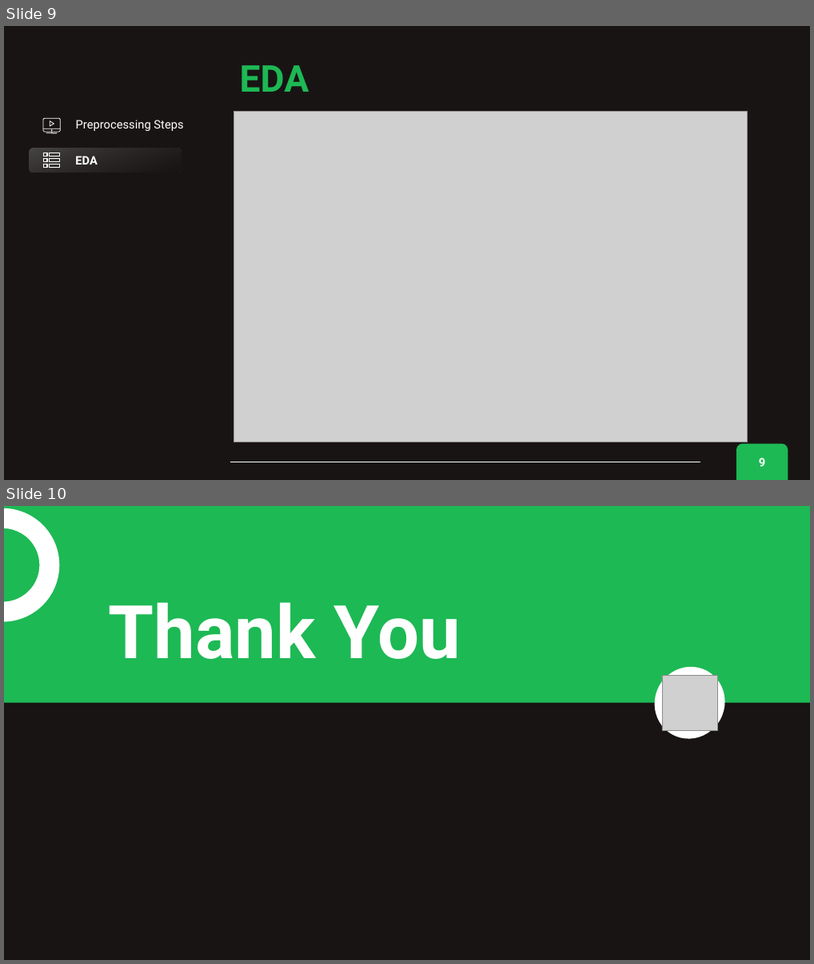
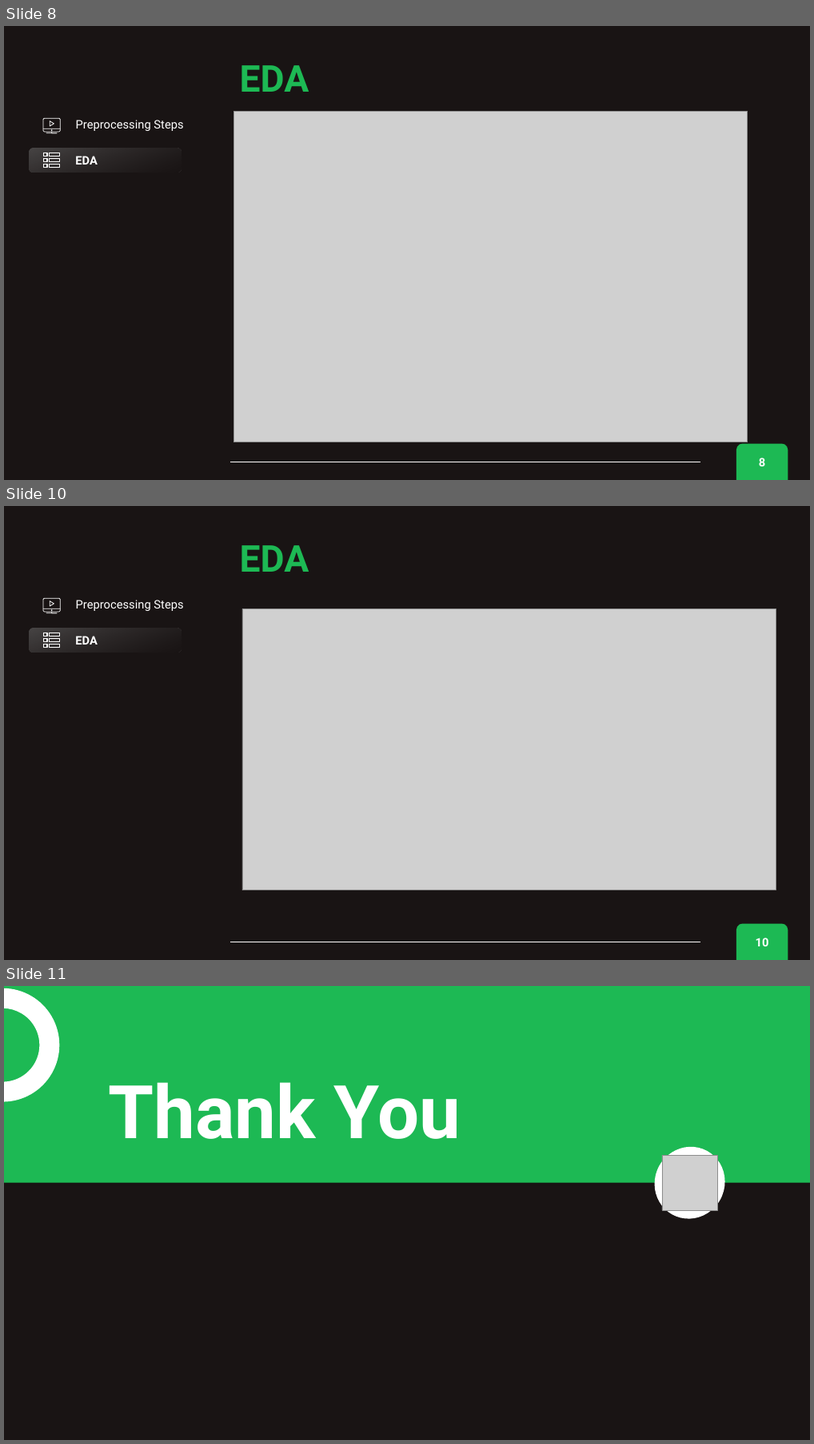
Before and after one commit to merve017/spotify_nlp, a slide deck: Presentations/Spotify NLP status 20231005.pptx. Shown one above the other, each under a label of ours: slides 9 and 10 before the commit, slides 8, 10 and 11 after it; the slides between them are not shown. The pictures are 814x964 and 814x1444 pixels, drawn with LibreOffice and Linux fonts; fonts in the diff are those of the drawing; grey boxes stand for pictures. Boxes give left, top, right and bottom in pixels: in the first picture for what was removed or moved away, otherwise in the second. Text is boxed around its words. In the diff, an @@ line names an element or a change of style, - is before the commit and + after.

```diff
--- a/Presentations/Spotify NLP status 20231005.pptx
+++ b/Presentations/Spotify NLP status 20231005.pptx
@@ slide 10 added at [4, 506, 810, 960], background #191414; not listed: 3 template elements that a slide beside it also shows @@
@@ text added at [240, 545, 310, 572], 44 pt, text #1DB954, bold @@
+EDA
@@ group added at [43, 598, 60, 613]: 3 lines, 2 freeform shapes, 1 ellipse @@
@@ text added at [76, 600, 183, 611], 14 pt, text #FFFFFF @@
+Preprocessing Steps
@@ picture added at [242, 609, 777, 890] @@
@@ rounded rectangle added at [30, 628, 182, 652], fill gradient #808080 to #191414, 14 pt, text #FFFFFF, bold @@
+EDA
@@ group added at [44, 633, 60, 648]: 6 rectangles @@
@@ what was slide 9 is now slide 8 @@
@@ page number at [759, 457, 766, 466]: text changed @@
-9
+8
@@ what was slide 10 is now slide 11 @@
```
Also in this commit, not shown: 3 slides changed.
